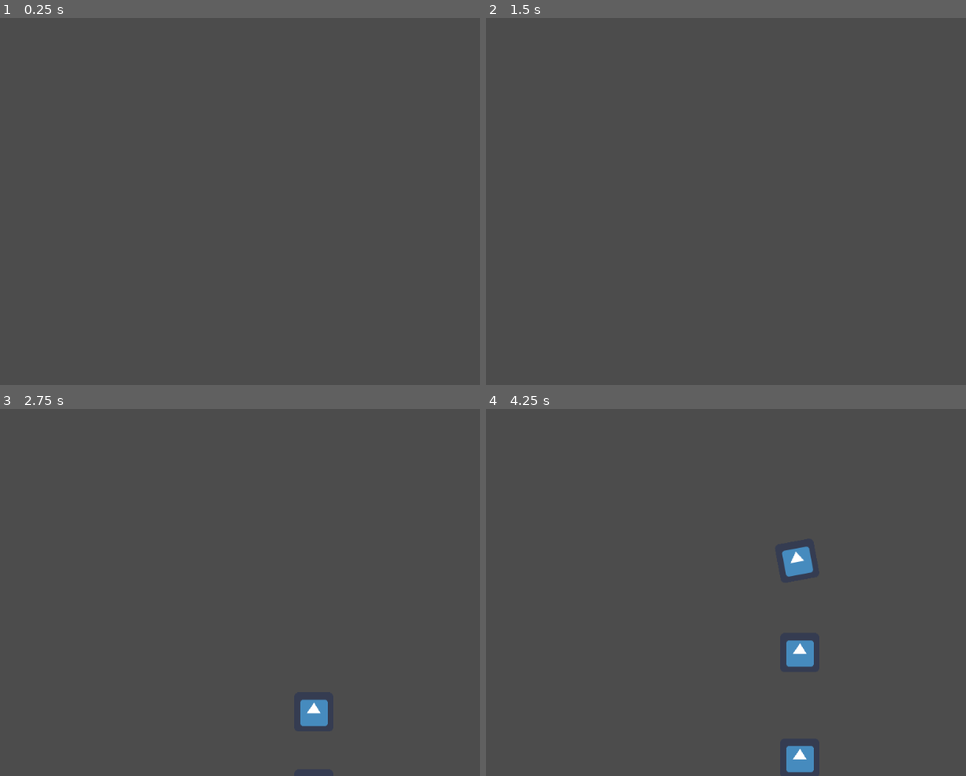
Above: before the commit, frames 1-4 (two rows, left to right).
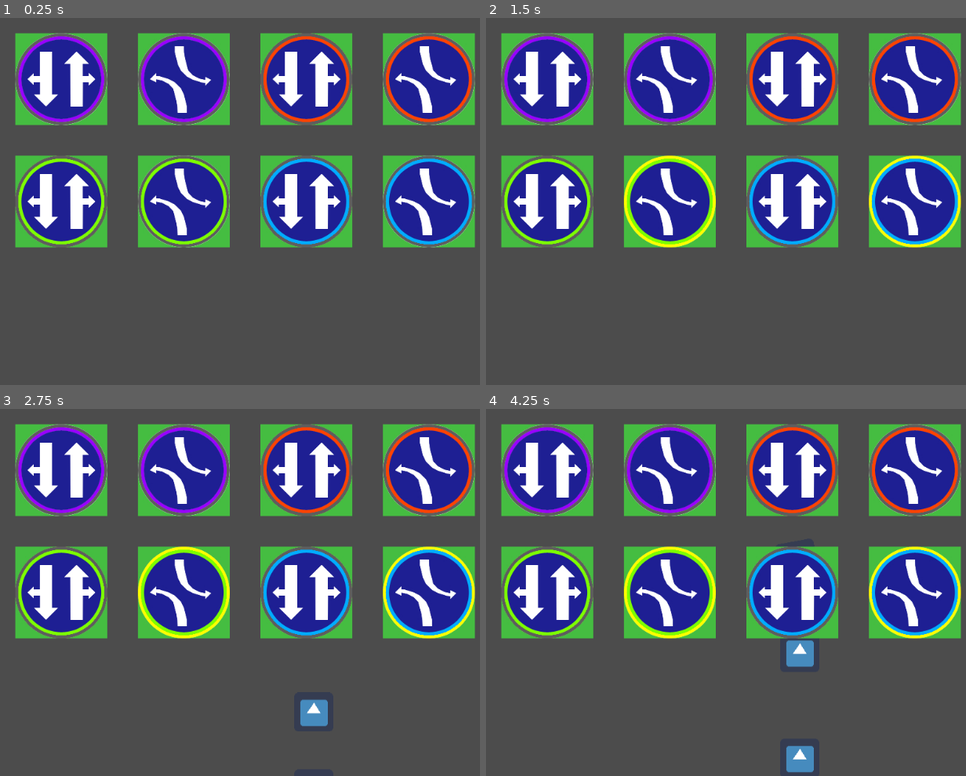
Above: after the commit, the same moments.

Repository: nicohi/terrific-lights-multiplayer
Game: Godot game, scene res://Map.tscn
Two runs of this game, one before a commit and one after it. Both use one fixed random seed, a clock stepped at 60 frames per second and the inputs below. The engine's default icon, where the game draws it, is replaced by a stand-in: a white triangle on a blue panel in a dark square.
Inputs (mouse positions are in pixels of both pictures, inside the frame that each line leads up to):
- Up to frame 1 (0.25 s): no input
- Up to frame 2 (1.5 s): tap Enter at 0.5 s; move the mouse to (937, 183) at 0.52 s; click (937, 183) at 0.67 s; tap Space at 1.25 s; move the mouse to (673, 219) at 1.27 s; click (673, 219) at 1.42 s
- Up to frame 3 (2.75 s): move the mouse to (374, 511) at 2.02 s; click (374, 511) at 2.17 s
- Up to frame 4 (4.25 s): move the mouse to (769, 665) at 2.77 s; click (769, 665) at 2.92 s; move the mouse to (outside the picture) at 3.52 s; click (outside the picture) at 3.67 s

The runs differ from the first frame. In frame 1, 36% of the frame differs, in the area x 3-100%, y 4-63%; in frame 2, 37%; in frame 3, 37%; in frame 4, 37%.

Commit message:
Lights as pairs.

Diff:
--- /dev/null
+++ b/Lights/LightButton.gd
@@ -0,0 +1,54 @@
+extends Node2D
+
+class_name LightButton
+
+signal clicked
+
+onready var sprite = $Sprite
+
+var _pair: LightButton
+var _off_texture: ImageTexture
+var _on_texture: ImageTexture
+
+# Called when the node enters the scene tree for the first time.
+func _ready():
+	sprite.texture = _off_texture
+
+func set_pair(pair: LightButton):
+	_pair = pair
+	_pair.connect("clicked", self, "pair_clicked")
+
+func pair_clicked():
+	print(_pair.name, " fired")
+	sprite.texture = _off_texture
+
+func _input(event: InputEvent):
+	if event is InputEventMouseButton:
+		if sprite == null or sprite.texture == null:
+			return
+
+		var spriteSize: Vector2 = sprite.texture.get_size()
+		var event_pos: Vector2 = event.position
+		var pos: Vector2 = self.position - spriteSize / 2
+
+		if event_pos.x >= pos.x and event_pos.x <= pos.x + spriteSize.x and event_pos.y >= pos.y and event_pos.y <= pos.y + spriteSize.y:
+			sprite.texture = _on_texture
+			emit_signal("clicked")
+
+func set_textures(off_texture_filename: String, on_texture_filename: String):
+	var image = Image.new()
+	image.load(off_texture_filename)
+	_off_texture = ImageTexture.new()
+	_off_texture.create_from_image(image, 0)
+
+	image = Image.new()
+	image.load(on_texture_filename)
+	_on_texture = ImageTexture.new()
+	_on_texture.create_from_image(image, 0)
+
+func reset():
+	sprite.texture = _off_texture
+
+# Called every frame. 'delta' is the elapsed time since the previous frame.
+#func _process(delta):
+#	pass
--- /dev/null
+++ b/Lights/LightButton.tscn
@@ -0,0 +1,13 @@
+[gd_scene load_steps=3 format=2]
+
+[ext_resource path="res://Lights/LightButton.gd" type="Script" id=1]
+[ext_resource path="res://Lights/Light_option_11.jpg" type="Texture" id=2]
+
+[node name="LightButton" type="Node2D"]
+script = ExtResource( 1 )
+__meta__ = {
+"_edit_group_": true
+}
+
+[node name="Sprite" type="Sprite" parent="."]
+texture = ExtResource( 2 )
--- /dev/null
+++ b/Lights/LightButtonGroup.gd
@@ -0,0 +1,31 @@
+extends Node2D
+
+class_name LightButtonGroup
+
+var right_turn: LightButton
+var left_turn: LightButton
+
+func set_lights(
+	right_turn_texture_off: String,
+	right_turn_texture_on: String,
+	left_turn_texture_off: String,
+	left_turn_texture_on: String,
+	x: float,
+	y: float
+):
+	var LightButtonScene = load("res://Lights/LightButton.tscn")
+
+	right_turn = LightButtonScene.instance()
+	left_turn = LightButtonScene.instance()
+
+	right_turn.set_textures(right_turn_texture_off, right_turn_texture_on)
+	left_turn.set_textures(left_turn_texture_off, left_turn_texture_on)
+
+	right_turn.set_pair(left_turn)
+	left_turn.set_pair(right_turn)
+
+	add_child(right_turn)
+	add_child(left_turn)
+
+	right_turn.position = Vector2(x, y)
+	left_turn.position = Vector2(x + 200, y)
--- /dev/null
+++ b/Lights/LightButtonGroup.tscn
@@ -0,0 +1,6 @@
+[gd_scene load_steps=2 format=2]
+
+[ext_resource path="res://Lights/LightButtonGroup.gd" type="Script" id=1]
+
+[node name="LightButtonGroup" type="Node2D"]
+script = ExtResource( 1 )
--- a/Map/Map.gd
+++ b/Map/Map.gd
@@ -6,22 +6,71 @@
 var timer
 var total_points = 0
 
+var lights = [
+	[
+		"res://Lights/Light_option_11.jpg",
+		"res://Lights/Light_option_11_Light.jpg",
+		"res://Lights/Light_option_31.jpg",
+		"res://Lights/Light_option_31_Light.jpg",
+		100,
+		100
+	],
+	[
+		"res://Lights/Light_option_12.jpg",
+		"res://Lights/Light_option_12_Light.jpg",
+		"res://Lights/Light_option_32.jpg",
+		"res://Lights/Light_option_32_Light.jpg",
+		500,
+		100
+	],
+	[
+		"res://Lights/Light_option_13.jpg",
+		"res://Lights/Light_option_13_Light.jpg",
+		"res://Lights/Light_option_33.jpg",
+		"res://Lights/Light_option_33_Light.jpg",
+		100,
+		300
+	],
+	[
+		"res://Lights/Light_option_14.jpg",
+		"res://Lights/Light_option_14_Light.jpg",
+		"res://Lights/Light_option_34.jpg",
+		"res://Lights/Light_option_34_Light.jpg",
+		500,
+		300
+	]
+]
+
 func _init():
 	timer = Timer.new()
 	add_child(timer)
 	timer.connect("timeout", self, "_release_a_car")
 	timer.autostart = true
 
-func _ready():
-	var window_size = OS.window_size
-	var carscene = load("res://Car/Car.tscn")
+func _create_cars():
+	var car_scene = load("res://Car/Car.tscn")
 
 	for i in N_CARS:
-		var car = carscene.instance()
+		var car = car_scene.instance()
 		cars.push_back(car)
 		car.connect("car_exited", self, "_reset_car")
 		car.connect("game_over", self, "_game_over")
 		add_child(car)
+
+func _create_lights():
+	var light_button_group_scene = load("res://Lights/LightButtonGroup.tscn")
+
+	for l in lights:
+		var light_button_group: LightButtonGroup = light_button_group_scene.instance()
+
+		light_button_group.set_lights(l[0], l[1], l[2], l[3], l[4], l[5])
+		add_child(light_button_group)
+
+func _ready():
+	var window_size = OS.window_size
+
+	_create_cars()
+	_create_lights()
 
 	randomize()
 
--- a/project.godot
+++ b/project.godot
@@ -13,9 +13,21 @@
 "class": "Car",
 "language": "GDScript",
 "path": "res://Car/Car.gd"
+}, {
+"base": "Node2D",
+"class": "LightButton",
+"language": "GDScript",
+"path": "res://Lights/LightButton.gd"
+}, {
+"base": "Node2D",
+"class": "LightButtonGroup",
+"language": "GDScript",
+"path": "res://Lights/LightButtonGroup.gd"
 } ]
 _global_script_class_icons={
-"Car": ""
+"Car": "",
+"LightButton": "",
+"LightButtonGroup": ""
 }
 
 [application]
@@ -24,6 +36,14 @@
 run/main_scene="res://Map.tscn"
 config/icon="res://icon.png"
 
+[input]
+
+click={
+"deadzone": 0.5,
+"events": [ Object(InputEventMouseButton,"resource_local_to_scene":false,"resource_name":"","device":0,"alt":false,"shift":false,"control":false,"meta":false,"command":false,"button_mask":0,"position":Vector2( 0, 0 ),"global_position":Vector2( 0, 0 ),"factor":1.0,"button_index":1,"pressed":false,"doubleclick":false,"script":null)
+ ]
+}
+
 [rendering]
 
 environment/default_environment="res://default_env.tres"
Binary file added: Lights/Light_option_11.jpg
Not shown, added: Lights/Light_option_11.jpg.import
Binary file added: Lights/Light_option_11_Light.jpg
Not shown, added: Lights/Light_option_11_Light.jpg.import
Binary file added: Lights/Light_option_12.jpg
Not shown, added: Lights/Light_option_12.jpg.import
Binary file added: Lights/Light_option_12_Light.jpg
Not shown, added: Lights/Light_option_12_Light.jpg.import
Binary file added: Lights/Light_option_13.jpg
Not shown, added: Lights/Light_option_13.jpg.import
Binary file added: Lights/Light_option_13_Light.jpg
Not shown, added: Lights/Light_option_13_Light.jpg.import
(and 52 more such lines)
